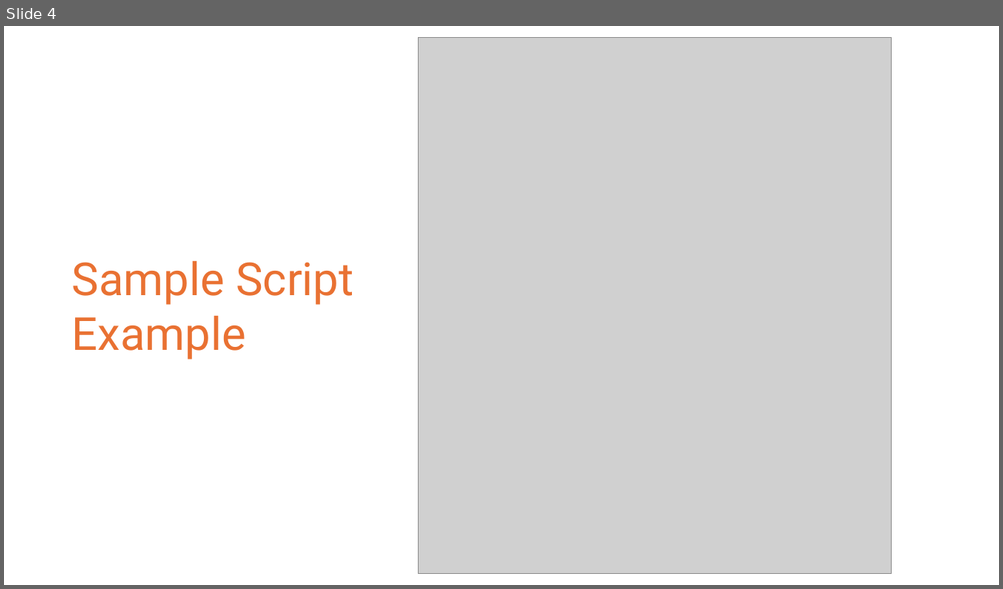
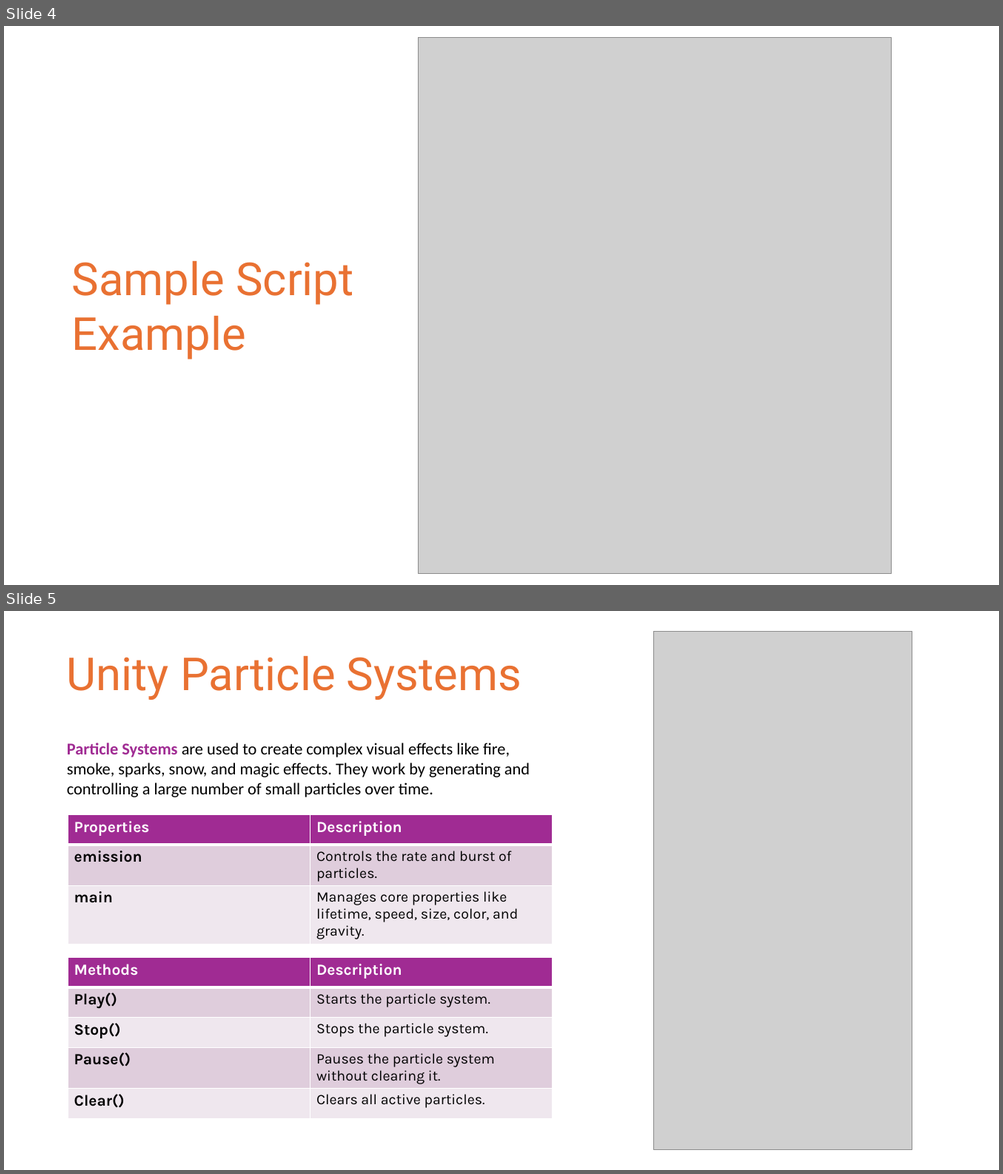
Before and after one commit to ImanNoferesti/Unity_Tutorial_Spring_2025, a slide deck: Week7/Week7_Slides.pptx. Shown one above the other, each under a label of ours: slide 4 before the commit, slides 4 and 5 after it. The pictures are 1003x589 and 1003x1174 pixels, drawn with LibreOffice and Linux fonts; fonts in the diff are those of the drawing; grey boxes stand for pictures. Boxes give left, top, right and bottom in pixels: in the first picture for what was removed or moved away, otherwise in the second. Text is boxed around its words. In the diff, an @@ line names an element or a change of style, - is before the commit and + after.

Commit message:
Updated Slides

```diff
--- a/Week7/Week7_Slides.pptx
+++ b/Week7/Week7_Slides.pptx
@@ slide 5 added at (4,611,999,1170), background #FFFFFF @@
@@ picture added at (654,632,913,1150) @@
@@ text added at (67,656,521,700), 44 pt, text #E97132 @@
+Unity Particle Systems
@@ text added at (67,743,529,797), 16 pt, text #000000 @@
+Particle Systems are used to create complex visual effects like fire, smoke, sparks, snow, and magic effects. They work by generating and controlling a large number of small particles over time.
@@ table added at (68,815,553,944), 3 rows, 2 columns @@
+Properties | Description
+emission | Controls the rate and burst of particles.
+main | Manages core properties like lifetime, speed, size, color, and gravity.
@@ table added at (68,958,553,1119), 5 rows, 2 columns @@
+Methods | Description
+Play() | Starts the particle system.
+Stop() | Stops the particle system.
+Pause() | Pauses the particle system without clearing it.
+Clear() | Clears all active particles.
```
Also in this commit, not shown: 2 other slides added.
